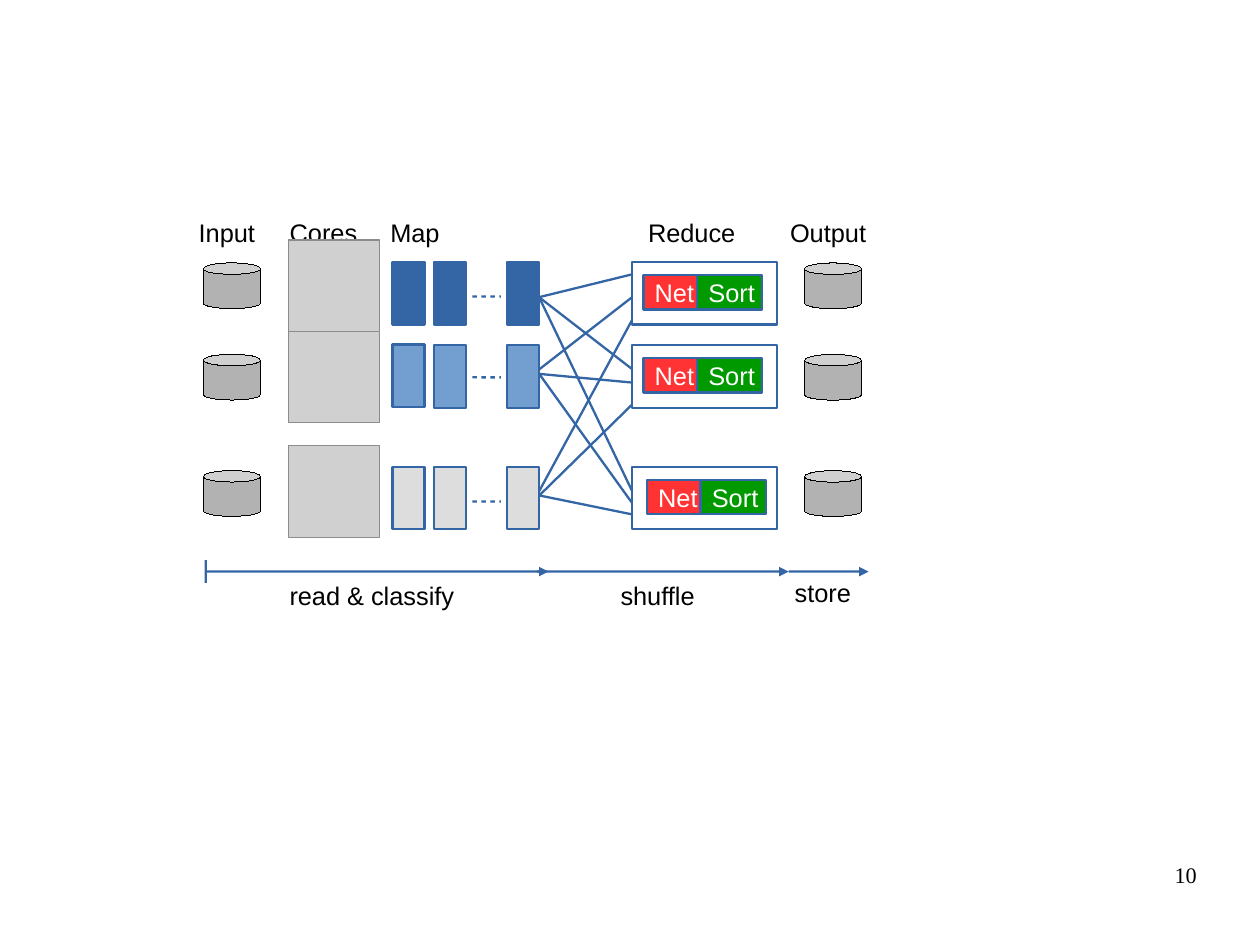
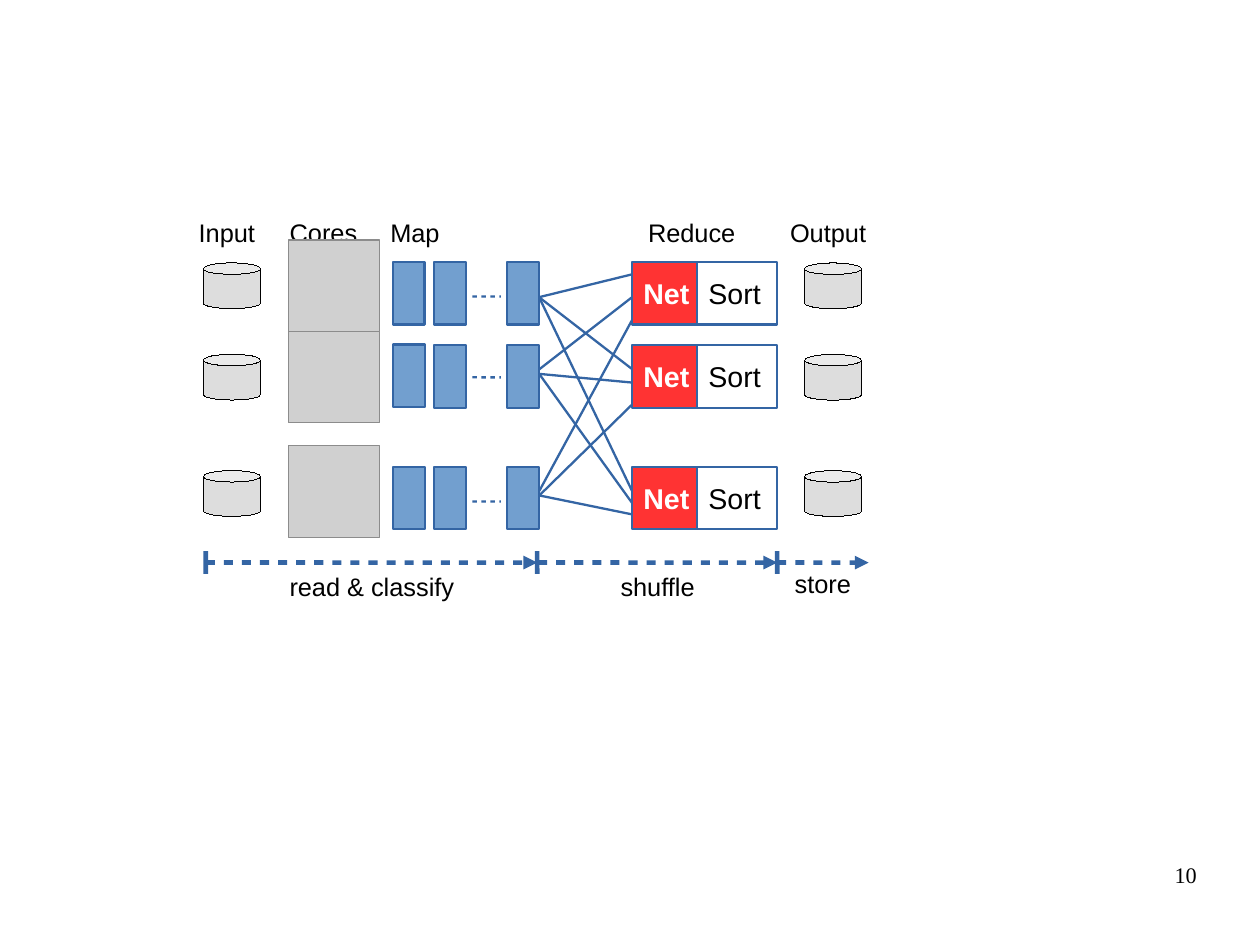
Before and after one commit to apache/incubator-crail-website, a slide deck: slide 10 of _graphix/website.odp. Drawn at 1260x945 pixels with LibreOffice and Linux fonts; fonts in the diff are those of the drawing; grey boxes stand for pictures; background and template pictures are left out. Boxes give left, top, right and bottom in pixels: in the first picture for what was removed or moved away, otherwise in the second. Text is boxed around its words. In the diff, an @@ line names an element or a change of style, - is before the commit and + after.

```diff
--- a/_graphix/website.odp
+++ b/_graphix/website.odp
@@ fill #3465A4 to #729FCF in 3 elements at (434, 262, 466, 325), (508, 262, 540, 325), (393, 262, 425, 325) @@
@@ size 16 to 18 pt, bold on in 3 elements at (632, 345, 697, 408), (632, 466, 697, 529), (632, 262, 697, 325) @@
@@ rectangle "Net": place and size @@
-rectangle "Net" at (647, 480, 701, 515)
+rectangle "Net" at (632, 262, 697, 325)
@@ rectangle removed at (632, 262, 777, 325) @@
@@ size 16 to 18 pt, text colour #FFFFFF to #000000; fill #009900 to #FFFFFF in 3 elements at (697, 345, 777, 408), (697, 466, 777, 529), (697, 262, 777, 325) @@
@@ rectangle "Sort": place and size @@
-rectangle "Sort" at (701, 480, 766, 515)
+rectangle "Sort" at (697, 262, 777, 325)
@@ rectangle "Net": place and size @@
-rectangle "Net" at (644, 276, 697, 310)
+rectangle "Net" at (632, 345, 697, 408)
@@ rectangle removed at (632, 345, 777, 408) @@
@@ rectangle "Sort": place and size @@
-rectangle "Sort" at (697, 276, 763, 310)
+rectangle "Sort" at (697, 345, 777, 408)
@@ fill #DDDDDD to #729FCF in 3 elements at (434, 466, 466, 529), (393, 466, 425, 529), (508, 466, 540, 529) @@
@@ rectangle "Net": place and size @@
-rectangle "Net" at (644, 358, 697, 392)
+rectangle "Net" at (632, 466, 697, 529)
@@ rectangle removed at (632, 466, 777, 529) @@
@@ rectangle "Sort": place and size @@
-rectangle "Sort" at (697, 358, 763, 392)
+rectangle "Sort" at (697, 466, 777, 529)
@@ fill #B2B2B2 to #DDDDDD in 6 elements at (204, 263, 261, 309), (204, 354, 261, 400), (204, 471, 261, 517), (805, 263, 862, 309), (805, 354, 862, 400), (805, 471, 862, 517) @@
@@ 3 texts, 1 line: place and size @@
-3 texts, 1 line at (206, 560, 851, 611)
+3 texts, 1 line at (206, 551, 851, 602)
@@ line (206, 551) - (206, 574): stroke #3465A4 1.45 pt to #3465A4 2.89 pt @@
@@ arrow moved from (206, 572) - (549, 572) to (206, 563) - (537, 563) @@
@@ arrow (206, 563) - (537, 563): stroke #3465A4 1.45 pt to #3465A4 2.89 pt @@
@@ line added from (537, 551) to (537, 574), #3465A4 2.89 pt @@
@@ arrow moved from (537, 572) - (789, 572) to (539, 563) - (777, 563) @@
@@ arrow (539, 563) - (777, 563): stroke #3465A4 1.45 pt to #3465A4 2.89 pt @@
@@ arrow moved from (789, 572) - (869, 572) to (777, 563) - (869, 563) @@
@@ arrow (777, 563) - (869, 563): stroke #3465A4 1.45 pt to #3465A4 2.89 pt @@
@@ line added from (777, 551) to (777, 574), #3465A4 2.89 pt @@
```
Also in this commit, not shown: 1 other file.
